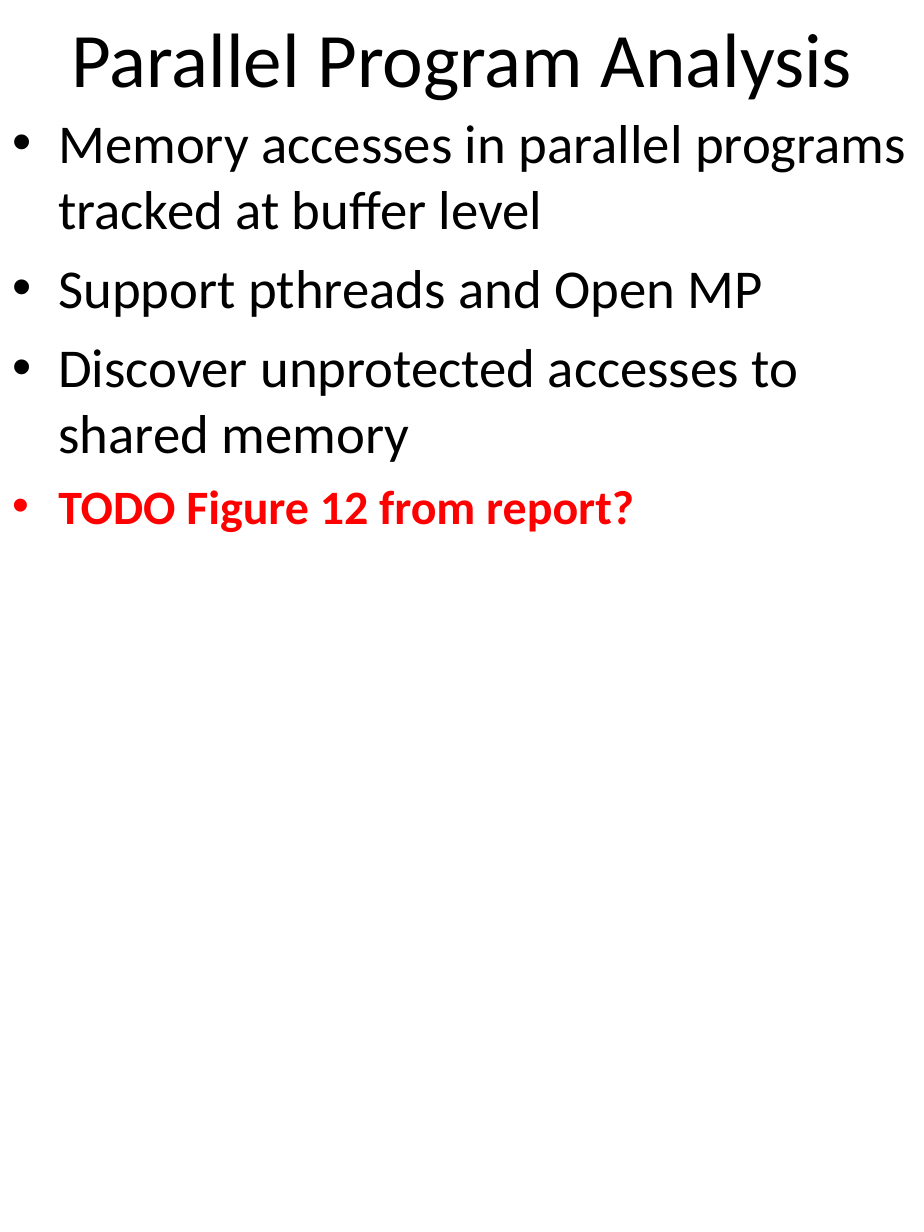
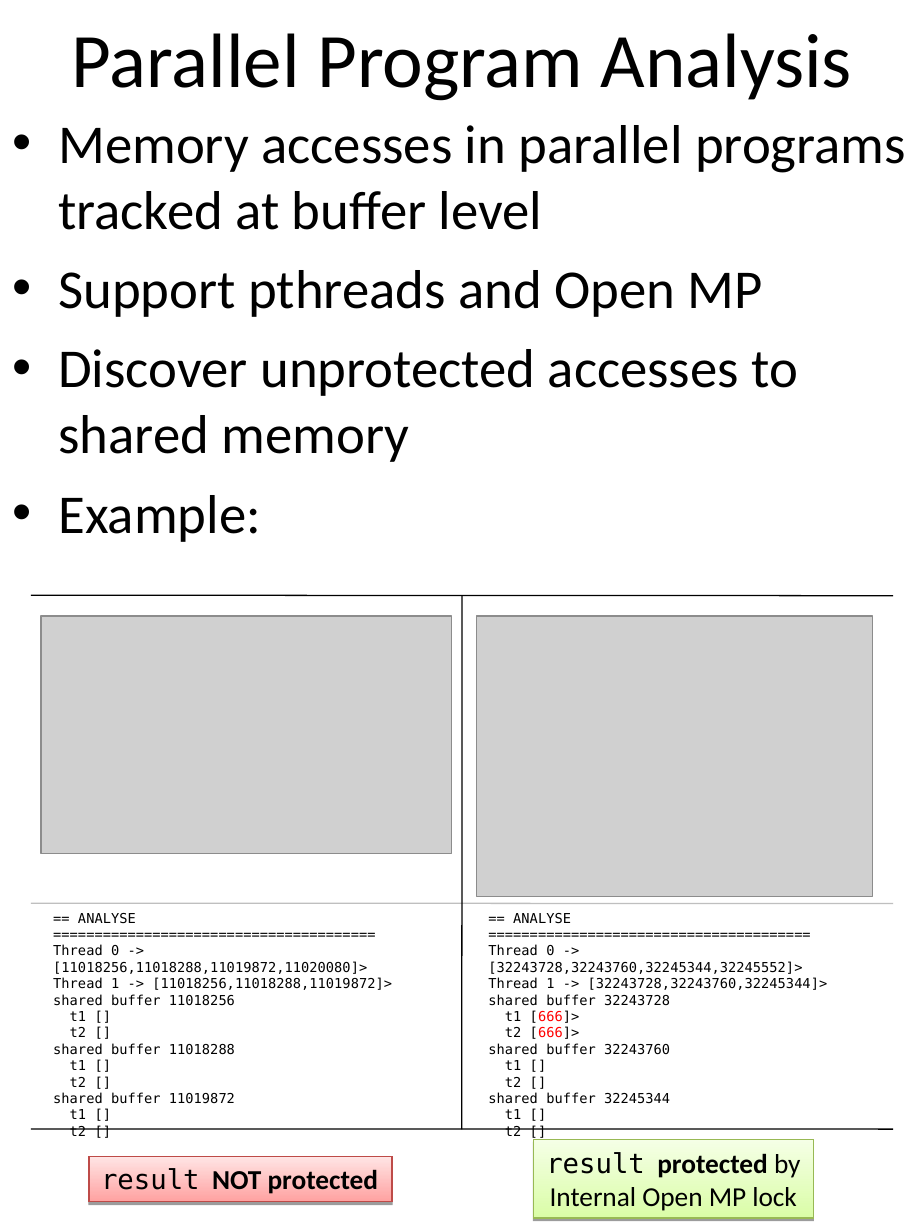
Before and after one commit to sstork/vapp, a slide deck: slide 7 of doc/poster/vapp_poster.ppt. Drawn at 924x1232 pixels with LibreOffice and Linux fonts; fonts in the diff are those of the drawing; grey boxes stand for pictures. Boxes give left, top, right and bottom in pixels: in the first picture for what was removed or moved away, otherwise in the second. Text is boxed around its words. In the diff, an @@ line names an element or a change of style, - is before the commit and + after.

Commit message:
- replace PDF pictures with EPS versions (F**** Windows) - add final PDF version of poster

```diff
--- a/doc/poster/vapp_poster.ppt
+++ b/doc/poster/vapp_poster.ppt
@@ text at [58,495,261,542]: text changed; size 28 to 32 pt; text colour #FF0000 to #000000; bold off @@
-  • TODO Figure 12 from report?
+• Example:
@@ line added from (31, 595) to (893, 596), #000000 0.74 pt @@
@@ line added from (462, 595) to (462, 1130), #000000 0.74 pt @@
@@ picture added at [41,616,451,854] @@
@@ picture added at [477,616,873,896] @@
@@ line added from (31, 903) to (893, 903), #BFBFBF 0.74 pt @@
@@ text added at [53,913,392,1136], 8 pt, text #000000 @@
+== ANALYSE =======================================
+Thread 0 -> [11018256,11018288,11019872,11020080]>
+Thread 1 -> [11018256,11018288,11019872]>
+shared buffer 11018256
+t1 []
+t2 []
+shared buffer 11018288
+t1 []
+t2 []
+shared buffer 11019872
+t1 []
+t2 []
@@ text added at [488,913,828,1136], 8 pt, text #000000 @@
+== ANALYSE =======================================
+Thread 0 -> [32243728,32243760,32245344,32245552]>
+Thread 1 -> [32243728,32243760,32245344]>
+shared buffer 32243728
+t1 [666]>
+t2 [666]>
+shared buffer 32243760
+t1 []
+t2 []
+shared buffer 32245344
+t1 []
+t2 []
@@ line added from (31, 1129) to (893, 1129), #000000 0.74 pt @@
@@ rectangle added at [89,1157,392,1202], fill gradient #FFA2A1 to #FFE5E5, outline #BE4B48 0.74 pt, 16 pt, text #000000, bold @@
+result NOT protected
@@ rectangle added at [533,1140,813,1218], fill gradient #DAFDA7 to #F5FFE6, outline #98B954 0.74 pt, 16 pt, text #000000 @@
+result protected by
+Internal Open MP lock
```
Also in this commit, not shown: 2 other slides changed, 1 other file.
